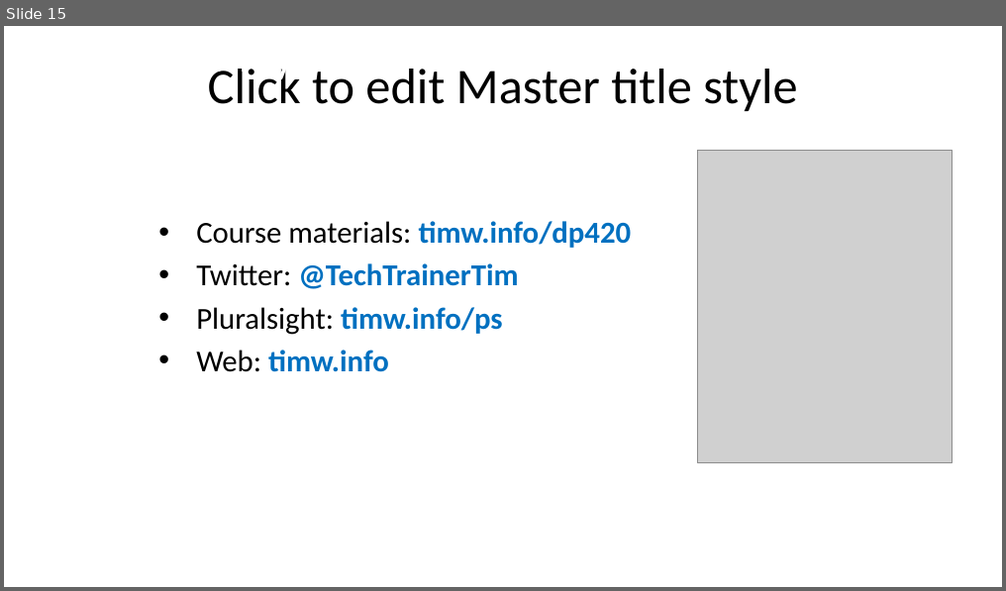
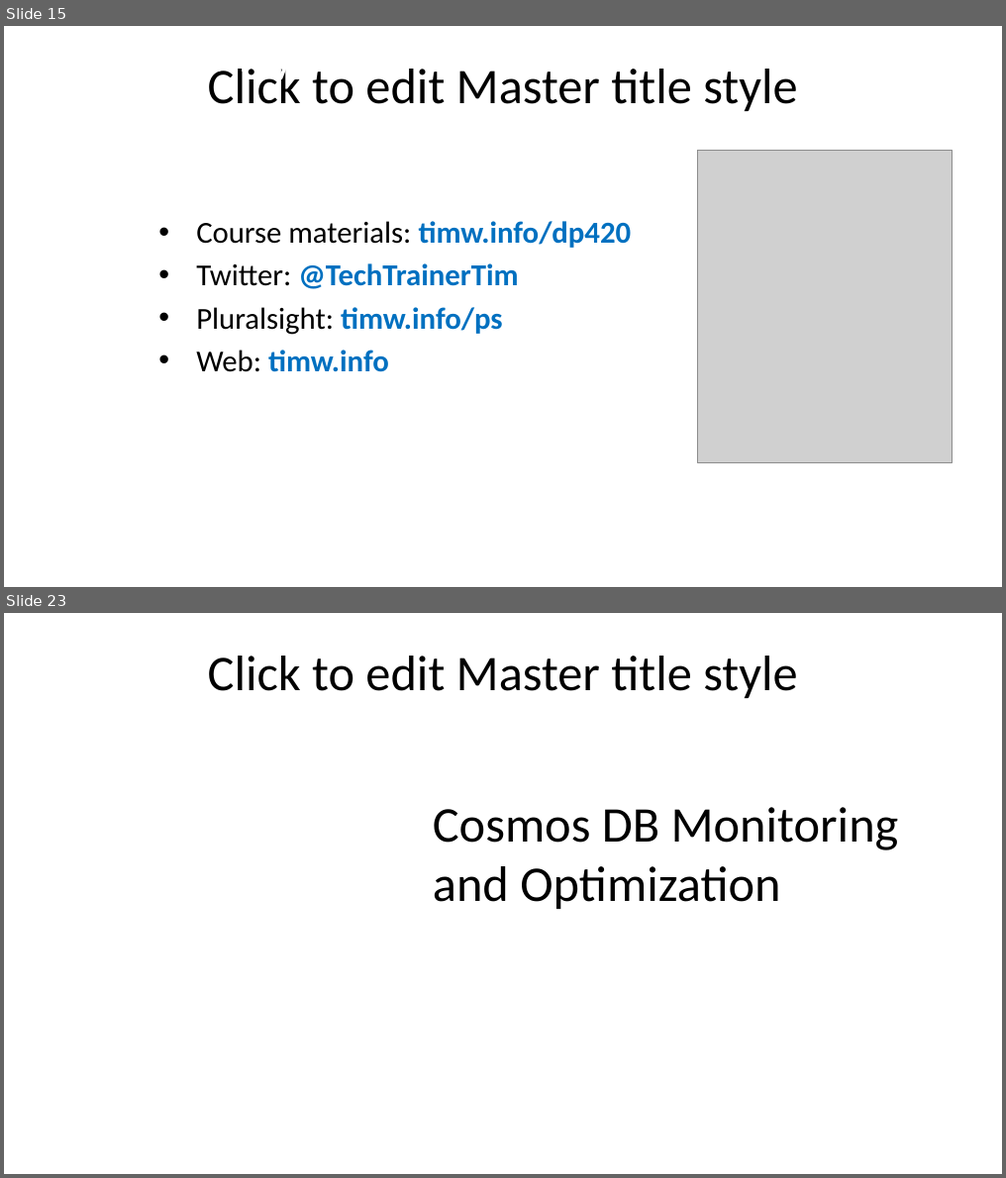
Before and after one commit to timothywarner/dp420, a slide deck: warner-DP-420-slides.pptx. Shown one above the other, each under a label of ours: slide 15 before the commit, slides 15 and 23 after it; the slides between them are not shown. The pictures are 1006x591 and 1006x1178 pixels, drawn with LibreOffice and Linux fonts; fonts in the diff are those of the drawing; grey boxes stand for pictures; background and template pictures are left out. Boxes give left, top, right and bottom in pixels: in the first picture for what was removed or moved away, otherwise in the second. Text is boxed around its words. In the diff, an @@ line names an element or a change of style, - is before the commit and + after.

```diff
--- a/warner-DP-420-slides.pptx
+++ b/warner-DP-420-slides.pptx
@@ slide 23 added at [4, 613, 1002, 1174], background picture (left out); not listed: 1 template element that a slide beside it also shows @@
@@ title added at [433, 807, 899, 909], 36 pt, text #000000 @@
+Cosmos DB Monitoring and Optimization
```
Also in this commit, not shown: 2 slides changed, 7 other slides added, 1 slide removed, 2 other files.
